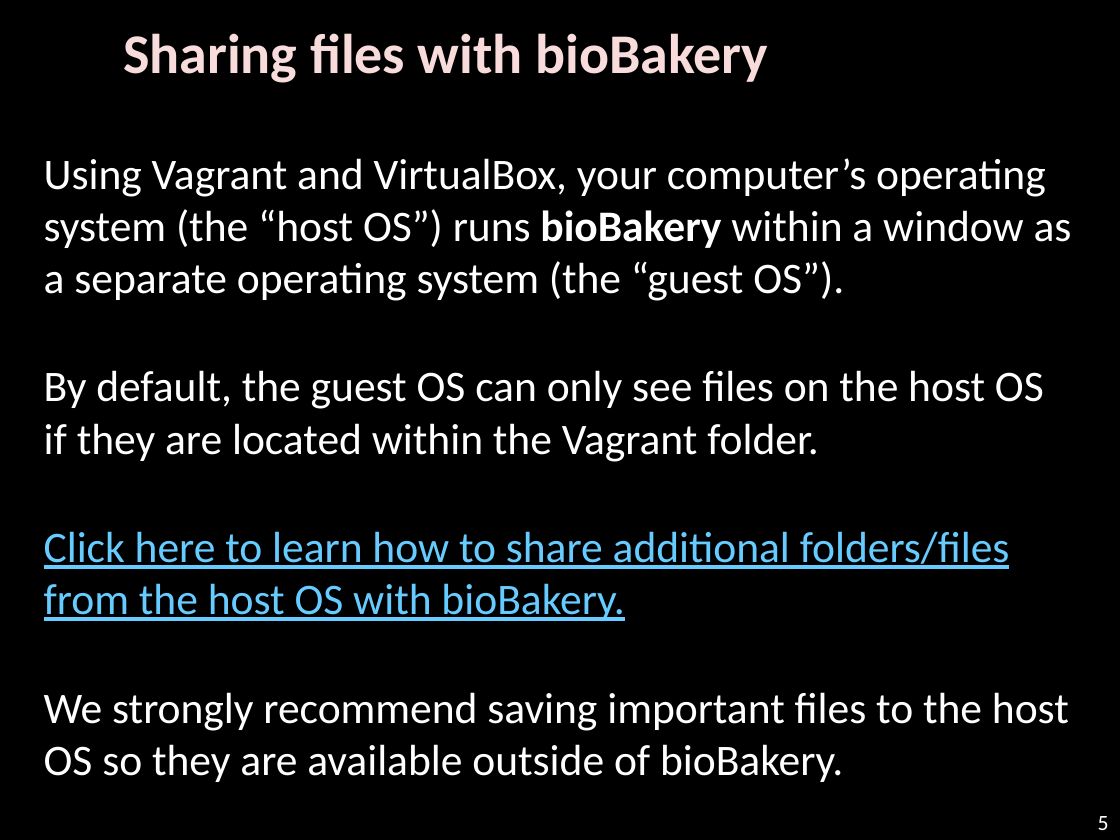
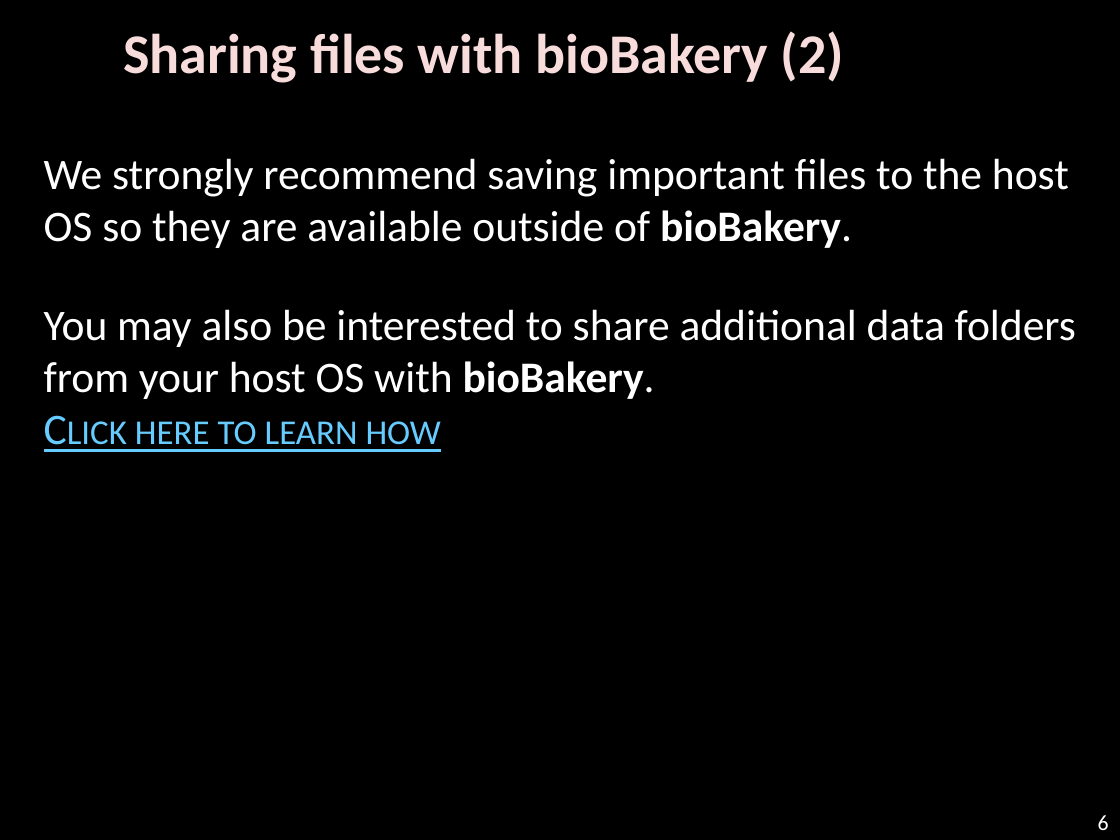
Before and after one commit to biobakery/biobakery, a slide deck: slide 6 of vagrant/biobakery-gui/WELCOME.pptx (slide 5 before the commit). Drawn at 1120x840 pixels with LibreOffice and Linux fonts; fonts in the diff are those of the drawing; background and template pictures are left out. Boxes give left, top, right and bottom in pixels: in the first picture for what was removed or moved away, otherwise in the second. Text is boxed around its words. In the diff, an @@ line names an element or a change of style, - is before the commit and + after.

```diff
--- a/vagrant/biobakery-gui/WELCOME.pptx
+++ b/vagrant/biobakery-gui/WELCOME.pptx
@@ text at (x1=123, y1=31, x2=844, y2=83): text changed @@
-Sharing files with bioBakery
+Sharing files with bioBakery (2)
@@ text at (x1=44, y1=158, x2=1072, y2=621): paragraphs removed @@
-Using Vagrant and VirtualBox, your computer’s operating system (the “host OS”) runs bioBakery within a window as a separate operating system (the “guest OS”).
-By default, the guest OS can only see files on the host OS if they are located within the Vagrant folder.
-Click here to learn how to share additional folders/files from the host OS with bioBakery.
@@ text at (x1=44, y1=158, x2=1069, y2=248): bold on in "bioBakery."; more space between paragraphs @@
@@ text at (x1=44, y1=309, x2=1076, y2=452): paragraph added @@
+You may also be interested to share additional data folders from your host OS with bioBakery.
+Click here to learn how
@@ page number at (x1=1098, y1=815, x2=1109, y2=830): text changed @@
-5
+6
```
Also in this commit, not shown: 7 other slides changed, 2 slides added, 1 other file.
